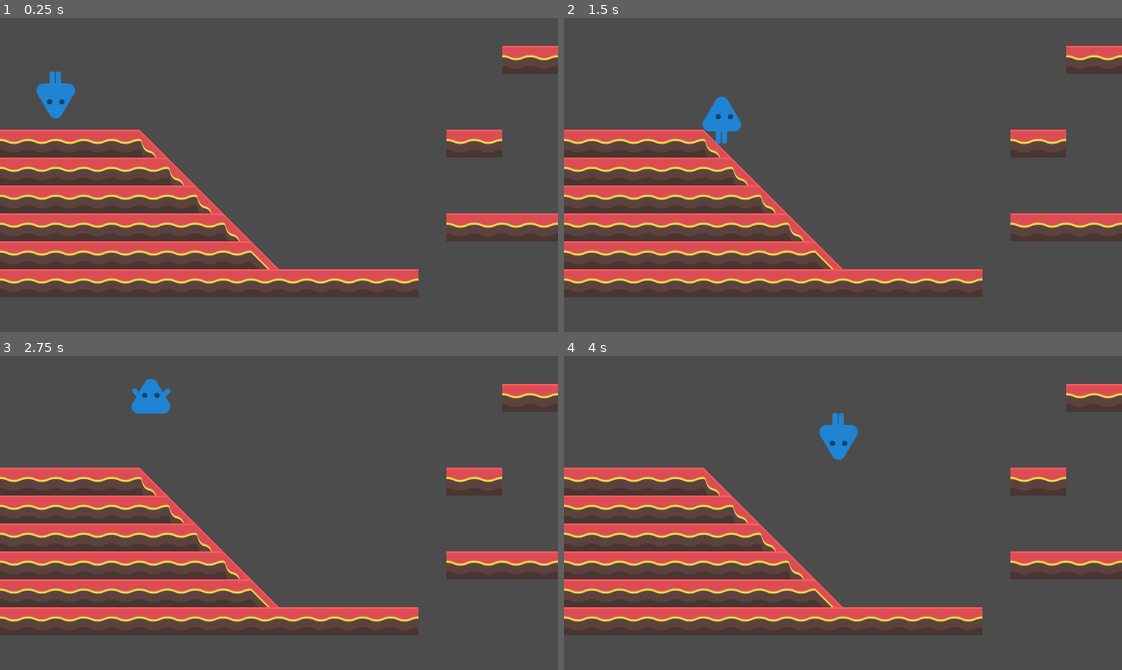
Above: before the commit, frames 1-4 (two rows, left to right).
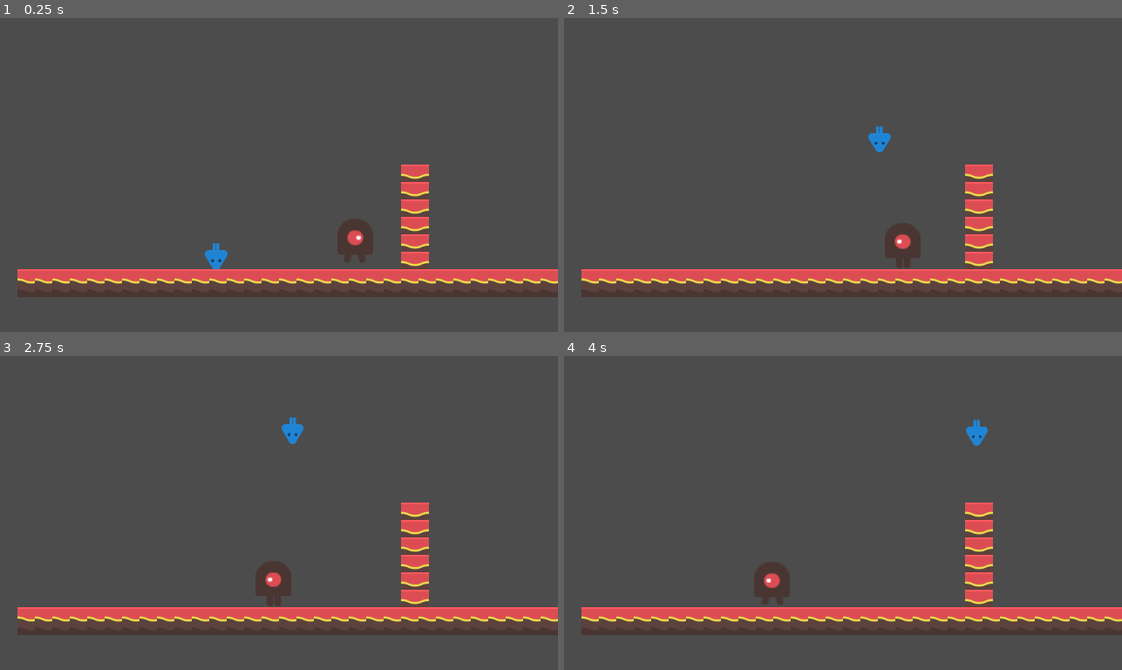
Above: after the commit, the same moments.

Repository: NikolaAndro/Mario_Game_Project
Game: Godot game, scene res://StageOne.tscn
Two runs of this game, one before a commit and one after it. Both use one fixed random seed, a clock stepped at 60 frames per second and the inputs below.
Inputs:
- Up to frame 1 (0.25 s): no input
- Up to frame 2 (1.5 s): hold Up (ui_up) 0.53-1.28 s; hold Right (ui_right) from 0.53 s (still down); tap Up (ui_up) at 1.35 s
- Up to frame 3 (2.75 s): tap Up (ui_up) at 1.52, 1.82 s; release Right (ui_right) at 2.03 s; hold Left (ui_left) from 2.03 s (still down); hold Up (ui_up) from 2.03 s (still down)
- Up to frame 4 (4 s): release Left (ui_left) at 2.78 s; release Up (ui_up) at 2.78 s; hold Right (ui_right) from 2.78 s (still down); tap Up (ui_up) at 2.85, 3.02, 3.32 s; hold Up (ui_up) from 3.53 s (still down)

The runs differ from the first frame. In frame 1, 19% of the frame differs, in the area x 0-100%, y 8-89%; in frame 2, 19%; in frame 3, 19%; in frame 4, 19%.

Commit message:
Add files via upload

Diff:
--- /dev/null
+++ b/Ground Enemy.gd
@@ -0,0 +1,39 @@
+extends KinematicBody2D
+
+const SPEED = 30
+const GRAVITY = 10
+const JUMP_POWER = -250
+const FLOOR = Vector2(0,-1)
+const FIREBALL = preload("res://fireball.tscn")
+var on_ground = false
+var velocity = Vector2()
+var direction = 1
+
+func _on_StompDetector_body_entered(body:KinematicBody2D) -> void:
+	if body.global_position.y > get_node("StompDetector").global_position.y:
+		return
+	get_node("CollisionShape2D").disabled = true
+	queue_free()
+
+func _physics_process(delta):
+
+	velocity.x = SPEED*direction
+	$AnimatedSprite.play("run")
+
+	velocity.y += GRAVITY
+
+	if is_on_floor():
+		on_ground = true
+	else:
+		on_ground = false
+
+
+	velocity = move_and_slide(velocity, FLOOR)
+
+	if velocity.x == 0:
+		if direction == -1:
+			$AnimatedSprite.flip_h = false
+			direction = 1
+		else:
+			$AnimatedSprite.flip_h = true
+			direction = -1
--- /dev/null
+++ b/Ground Enemy.tscn
@@ -0,0 +1,48 @@
+[gd_scene load_steps=7 format=2]
+
+[ext_resource path="res://art/abstract-platformer-370-assets/PNG/Enemies/enemyWalking_1.png" type="Texture" id=1]
+[ext_resource path="res://art/abstract-platformer-370-assets/PNG/Enemies/enemyWalking_2.png" type="Texture" id=2]
+[ext_resource path="res://art/abstract-platformer-370-assets/PNG/Enemies/enemyWalking_3.png" type="Texture" id=3]
+
+[sub_resource type="SpriteFrames" id=1]
+animations = [ {
+"frames": [ ExtResource( 1 ) ],
+"loop": true,
+"name": "idle",
+"speed": 6.0
+}, {
+"frames": [ ExtResource( 1 ), ExtResource( 2 ), ExtResource( 3 ), ExtResource( 2 ) ],
+"loop": true,
+"name": "run",
+"speed": 6.0
+} ]
+
+[sub_resource type="CapsuleShape2D" id=2]
+radius = 12.6305
+height = 1.11089
+
+[sub_resource type="RectangleShape2D" id=3]
+extents = Vector2( 10.4163, 2.77011 )
+
+[node name="Ground Enemy" type="KinematicBody2D"]
+
+[node name="AnimatedSprite" type="AnimatedSprite" parent="."]
+position = Vector2( -7.7486e-07, 0.440126 )
+scale = Vector2( 0.642396, 0.599885 )
+frames = SubResource( 1 )
+animation = "run"
+
+[node name="Position2D" type="Position2D" parent="."]
+
+[node name="CollisionShape2D" type="CollisionShape2D" parent="."]
+position = Vector2( -0.188938, 0.755749 )
+shape = SubResource( 2 )
+
+[node name="StompDetector" type="Area2D" parent="."]
+position = Vector2( -0.0944691, -9.73025 )
+monitorable = false
+collision_layer = 0
+
+[node name="CollisionShape2D" type="CollisionShape2D" parent="StompDetector"]
+position = Vector2( 0, 7.62939e-06 )
+shape = SubResource( 3 )
--- a/StageOne.tscn
+++ b/StageOne.tscn
@@ -1,17 +1,48 @@
-[gd_scene load_steps=3 format=2]
+[gd_scene load_steps=7 format=2]
 
 [ext_resource path="res://player.tscn" type="PackedScene" id=1]
 [ext_resource path="res://Ground_tileset.tres" type="TileSet" id=2]
+[ext_resource path="res://Ground Enemy.tscn" type="PackedScene" id=3]
+[ext_resource path="res://Ground Enemy.gd" type="Script" id=4]
+[ext_resource path="res://art/abstract-platformer-370-assets/Tilesheet/tilesheet_complete.png" type="Texture" id=5]
+
+[sub_resource type="TileSet" id=1]
+0/name = "ground 01.png"
+0/texture = ExtResource( 5 )
+0/tex_offset = Vector2( 0, 0 )
+0/modulate = Color( 1, 1, 1, 1 )
+0/region = Rect2( 64, 0, 64, 64 )
+0/tile_mode = 0
+0/occluder_offset = Vector2( 0, 0 )
+0/navigation_offset = Vector2( 0, 0 )
+0/shapes = [  ]
+0/z_index = 0
 
 [node name="StageOne" type="Node2D"]
+__meta__ = {
+"_edit_vertical_guides_": [  ]
+}
 
 [node name="player" parent="." instance=ExtResource( 1 )]
-position = Vector2( 32, 24 )
+position = Vector2( 123.939, 119.808 )
 scale = Vector2( 0.5, 0.5 )
 
 [node name="TileMap" type="TileMap" parent="."]
+position = Vector2( 20.0857, 74.0512 )
 scale = Vector2( 0.25, 0.25 )
 tile_set = ExtResource( 2 )
+cell_size = Vector2( 40, 40 )
 cell_y_sort = true
 format = 1
-tile_data = PoolIntArray( 65554, 0, 0, 65555, 0, 0, 262144, 0, 0, 262145, 0, 0, 262146, 0, 0, 262147, 0, 0, 262148, 0, 0, 262149, 10, 0, 262160, 0, 0, 262161, 0, 0, 327680, 0, 0, 327681, 0, 0, 327682, 0, 0, 327683, 0, 0, 327684, 0, 0, 327685, 0, 0, 327686, 10, 0, 393216, 0, 0, 393217, 0, 0, 393218, 0, 0, 393219, 0, 0, 393220, 0, 0, 393221, 0, 0, 393222, 0, 0, 393223, 10, 0, 458752, 0, 0, 458753, 0, 0, 458754, 0, 0, 458755, 0, 0, 458756, 0, 0, 458757, 0, 0, 458758, 0, 0, 458759, 0, 0, 458760, 10, 0, 458768, 0, 0, 458769, 0, 0, 458770, 0, 0, 458771, 0, 0, 524288, 0, 0, 524289, 0, 0, 524290, 0, 0, 524291, 0, 0, 524292, 0, 0, 524293, 0, 0, 524294, 0, 0, 524295, 0, 0, 524296, 0, 0, 524297, 11, 0, 589824, 0, 0, 589825, 0, 0, 589826, 0, 0, 589827, 0, 0, 589828, 0, 0, 589829, 0, 0, 589830, 0, 0, 589831, 0, 0, 589832, 0, 0, 589833, 0, 0, 589834, 0, 0, 589835, 0, 0, 589836, 0, 0, 589837, 0, 0, 589838, 0, 0 )
+tile_data = PoolIntArray( 65557, 0, 0, 131093, 0, 0, 196629, 0, 0, 262165, 0, 0, 327701, 0, 0, 393237, 0, 0, 524287, 0, 0, 458752, 0, 0, 458753, 0, 0, 458754, 0, 0, 458755, 0, 0, 458756, 0, 0, 458757, 0, 0, 458758, 0, 0, 458759, 0, 0, 458760, 0, 0, 458761, 0, 0, 458762, 0, 0, 458763, 0, 0, 458764, 0, 0, 458765, 0, 0, 458766, 0, 0, 458767, 0, 0, 458768, 0, 0, 458769, 0, 0, 458770, 0, 0, 458771, 0, 0, 458772, 0, 0, 458773, 0, 0, 458774, 0, 0, 458775, 0, 0, 458776, 0, 0, 458777, 0, 0, 458778, 0, 0, 458779, 0, 0, 458780, 0, 0, 458781, 0, 0, 458782, 0, 0 )
+
+[node name="Ground Enemy" parent="." instance=ExtResource( 3 )]
+position = Vector2( 196.432, 107.259 )
+script = ExtResource( 4 )
+
+[node name="TileMap2" type="TileMap" parent="."]
+tile_set = SubResource( 1 )
+cell_size = Vector2( 15, 15 )
+cell_quadrant_size = 13
+cell_custom_transform = Transform2D( 15, 0, 0, 15, 0, 0 )
+format = 1
--- a/player.gd
+++ b/player.gd
@@ -1,5 +1,4 @@
 extends KinematicBody2D
-
 const SPEED = 60
 const GRAVITY = 10
 const JUMP_POWER = -250
@@ -8,14 +7,33 @@
 var on_ground = false
 var velocity = Vector2()
 
+var timer
+func _init():
+	timer = Timer.new()
+	add_child(timer)
+	timer.wait_time = 0.25
+	timer.connect("timeout", self, "_timeout")
+
+func _timeout():
+	if Input.is_action_pressed("ui_up"):
+		velocity.y = JUMP_POWER
+		timer.stop()
+	elif Input.is_action_pressed("ui_down") and Input.is_action_pressed("ui_right"):
+		velocity.x = SPEED * 2
+	elif Input.is_action_pressed("ui_down") and Input.is_action_pressed("ui_left"):
+		velocity.x = -SPEED * 2
+
 func _physics_process(delta):
 
+
 	if Input.is_action_pressed("ui_right"):
-		velocity.x = SPEED
+		if !Input.is_action_pressed("ui_down"):
+			velocity.x = SPEED
 		$AnimatedSprite.play("run")
 		$AnimatedSprite.flip_h = false
 	elif Input.is_action_pressed("ui_left"):
-		velocity.x = -SPEED
+		if !Input.is_action_pressed("ui_down"):
+			velocity.x = -SPEED
 		$AnimatedSprite.flip_h = true
 		$AnimatedSprite.play("run")
 	else:
@@ -23,14 +41,17 @@
 		if on_ground:
 			$AnimatedSprite.play("idle")
 	#jumping
-	if Input.is_action_pressed("ui_up") and on_ground:
+	if Input.is_action_just_pressed("ui_up") and on_ground:
 		velocity.y = JUMP_POWER
 		on_ground = false
+		timer.start()
+
 	#fireball
 	if Input.is_action_just_pressed("ui_down"):
 		var fireball = FIREBALL.instance()
 		get_parent().add_child(fireball)
 		fireball.position = $Position2D.global_position
+		timer.start()
 	velocity.y += GRAVITY
 
 	if is_on_floor():
@@ -42,5 +63,4 @@
 		else:
 			$AnimatedSprite.play("fall")
 
-
 	velocity = move_and_slide(velocity, FLOOR)
--- a/player.tscn
+++ b/player.tscn
@@ -8,10 +8,6 @@
 [ext_resource path="res://art/abstract-platformer-370-assets/PNG/Players/Player Blue/playerBlue_up3.png" type="Texture" id=6]
 [ext_resource path="res://art/abstract-platformer-370-assets/PNG/Players/Player Blue/playerBlue_walk1.png" type="Texture" id=7]
 
-[sub_resource type="CapsuleShape2D" id=1]
-radius = 16.5499
-height = 17.0058
-
 [sub_resource type="SpriteFrames" id=2]
 animations = [ {
 "frames": [ ExtResource( 4 ) ],
@@ -19,24 +15,29 @@
 "name": "idle",
 "speed": 0.0
 }, {
+"frames": [ ExtResource( 6 ) ],
+"loop": false,
+"name": "jump",
+"speed": 0.0
+}, {
+"frames": [ ExtResource( 7 ), ExtResource( 3 ), ExtResource( 1 ), ExtResource( 3 ) ],
+"loop": true,
+"name": "run",
+"speed": 12.0
+}, {
 "frames": [ ExtResource( 5 ) ],
 "loop": false,
 "name": "fall",
 "speed": 0.0
-}, {
-"frames": [ ExtResource( 7 ), ExtResource( 3 ), ExtResource( 1 ) ],
-"loop": true,
-"name": "run",
-"speed": 12.0
-}, {
-"frames": [ ExtResource( 6 ) ],
-"loop": false,
-"name": "jump",
-"speed": 0.0
 } ]
 
+[sub_resource type="CapsuleShape2D" id=3]
+radius = 11.8573
+height = 5.18467
+
 [node name="player" type="KinematicBody2D"]
-position = Vector2( 72.1784, 24.9393 )
+position = Vector2( 106.14, 36.6373 )
+collision_layer = 0
 script = ExtResource( 2 )
 __meta__ = {
 "_edit_group_": true
@@ -45,10 +46,12 @@
 [node name="Position2D" type="Position2D" parent="."]
 position = Vector2( 25, 0 )
 
-[node name="CollisionShape2D" type="CollisionShape2D" parent="."]
-shape = SubResource( 1 )
-
 [node name="AnimatedSprite" type="AnimatedSprite" parent="."]
+position = Vector2( 0.188669, -0.377357 )
+scale = Vector2( 0.572332, 0.566741 )
 frames = SubResource( 2 )
 animation = "idle"
 playing = true
+
+[node name="CollisionShape2D" type="CollisionShape2D" parent="."]
+shape = SubResource( 3 )
